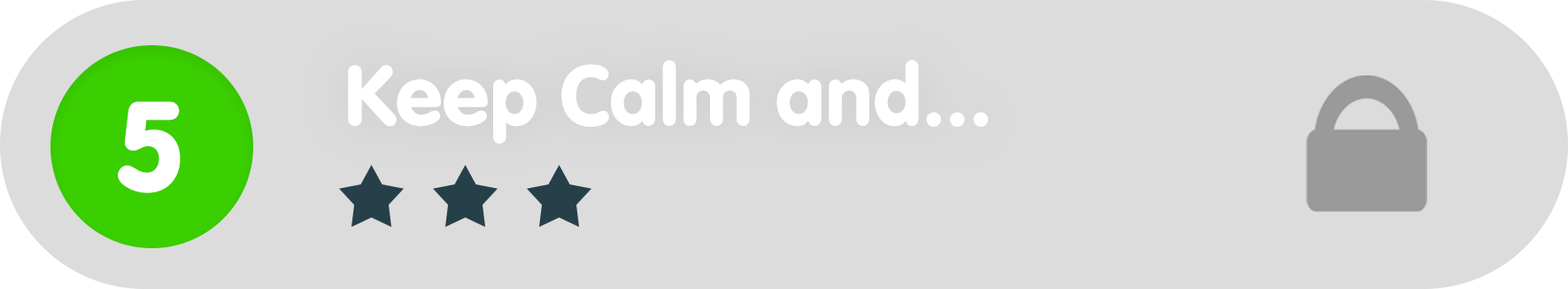
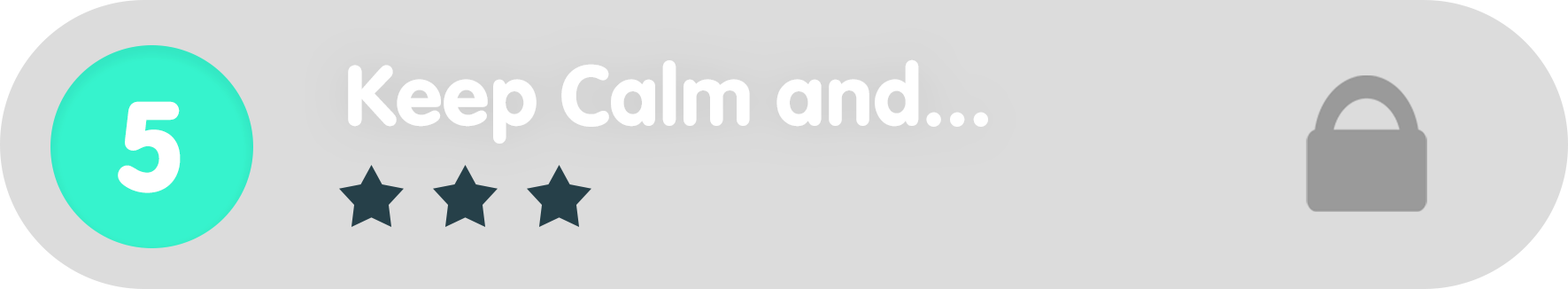
Revision of a layered w=1568, h=289 image; what changed, layer by layer:
painted on "Ellipse_green" over box(50, 45, 254, 248)
